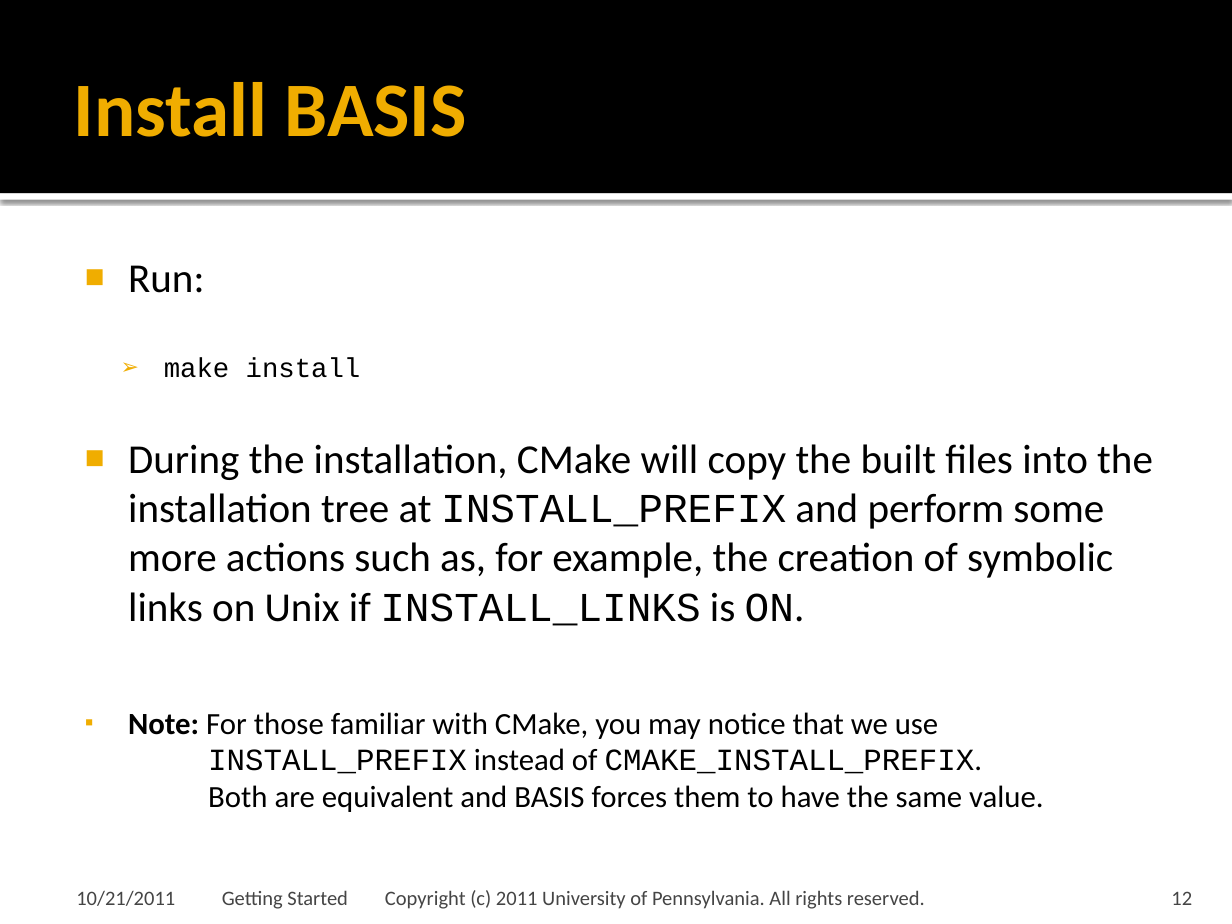
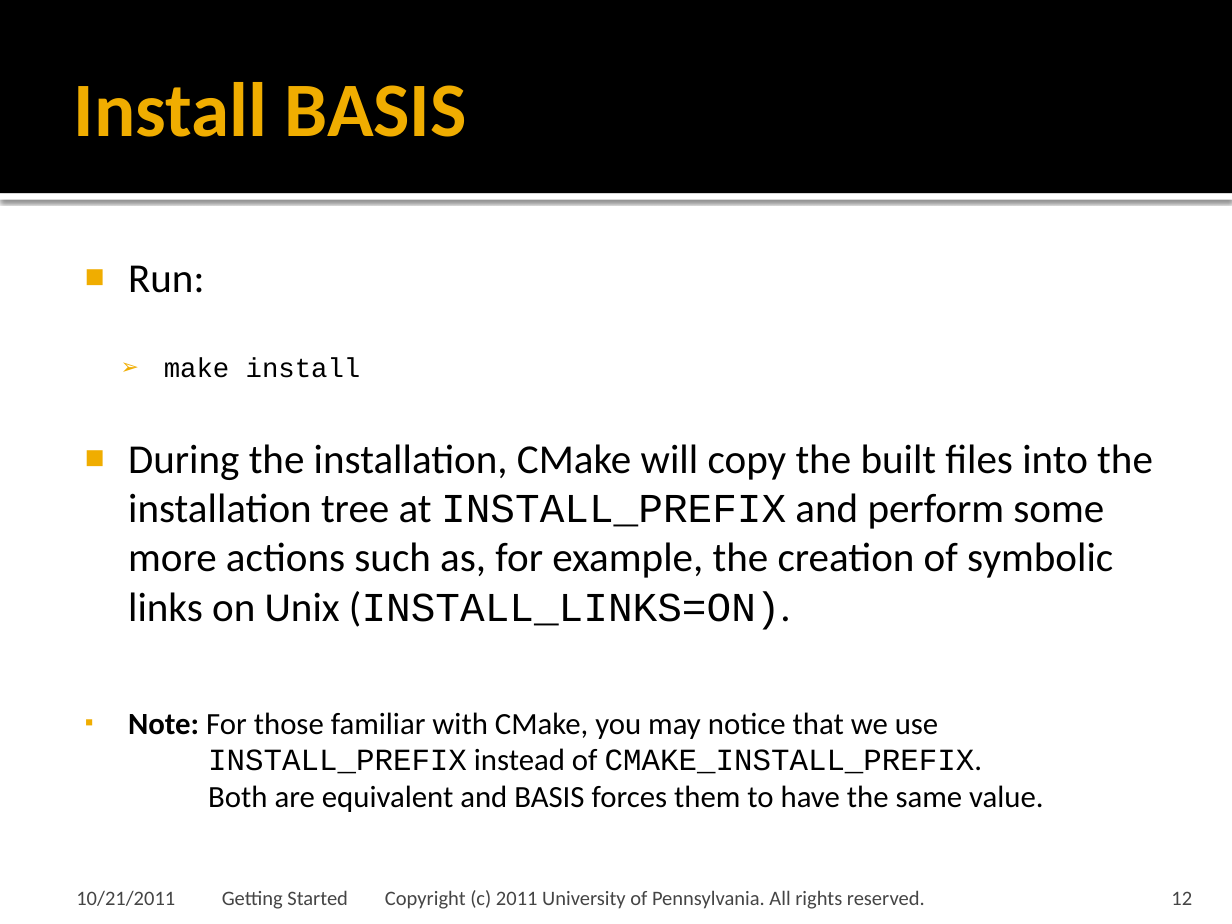
Before and after one commit to cmake-basis/legacy, a slide deck: slide 12 of doc/tutorials/02 Getting Started.pptx. Drawn at 1232x924 pixels with LibreOffice and Linux fonts; fonts in the diff are those of the drawing; background and template pictures are left out. Boxes give left, top, right and bottom in pixels: in the first picture for what was removed or moved away, otherwise in the second. Text is boxed around its words. In the diff, an @@ line names an element or a change of style, - is before the commit and + after.

Commit message:
Modified Getting Started tutorial and related source files. Changed TEMPLATE_VERSION of BASIS itself to 0.1.6, the next beta release.

```diff
--- a/doc/tutorials/02 Getting Started.pptx
+++ b/doc/tutorials/02 Getting Started.pptx
@@ text at <box>128,444,1153,630</box>: text changed @@
-■ During the installation, CMake will copy the built files into the installation tree at INSTALL_PREFIX and perform some more actions such as, for example, the creation of symbolic links on Unix if INSTALL_LINKS is ON.
+■ During the installation, CMake will copy the built files into the installation tree at INSTALL_PREFIX and perform some more actions such as, for example, the creation of symbolic links on Unix (INSTALL_LINKS=ON).
```
Also in this commit, not shown: 19 other slides changed, 7 slides added, 7 other files.
